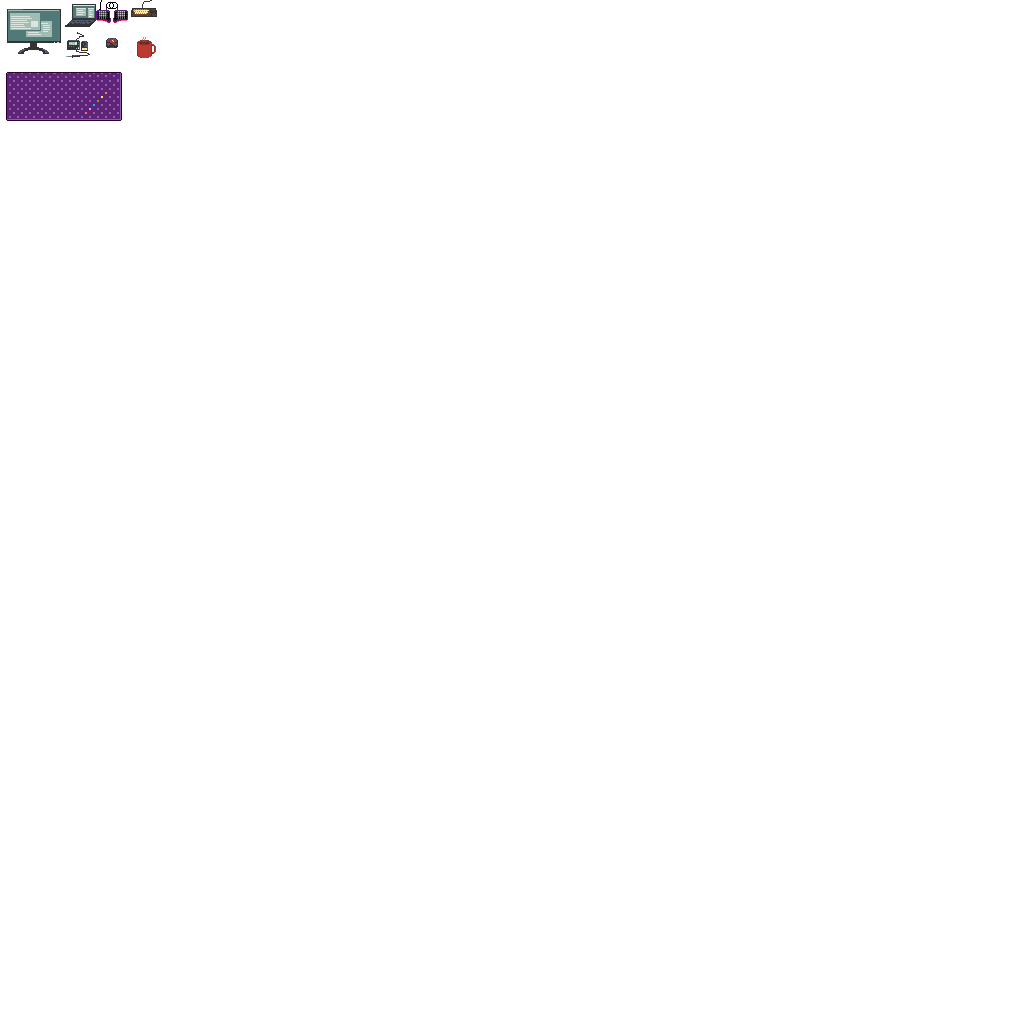
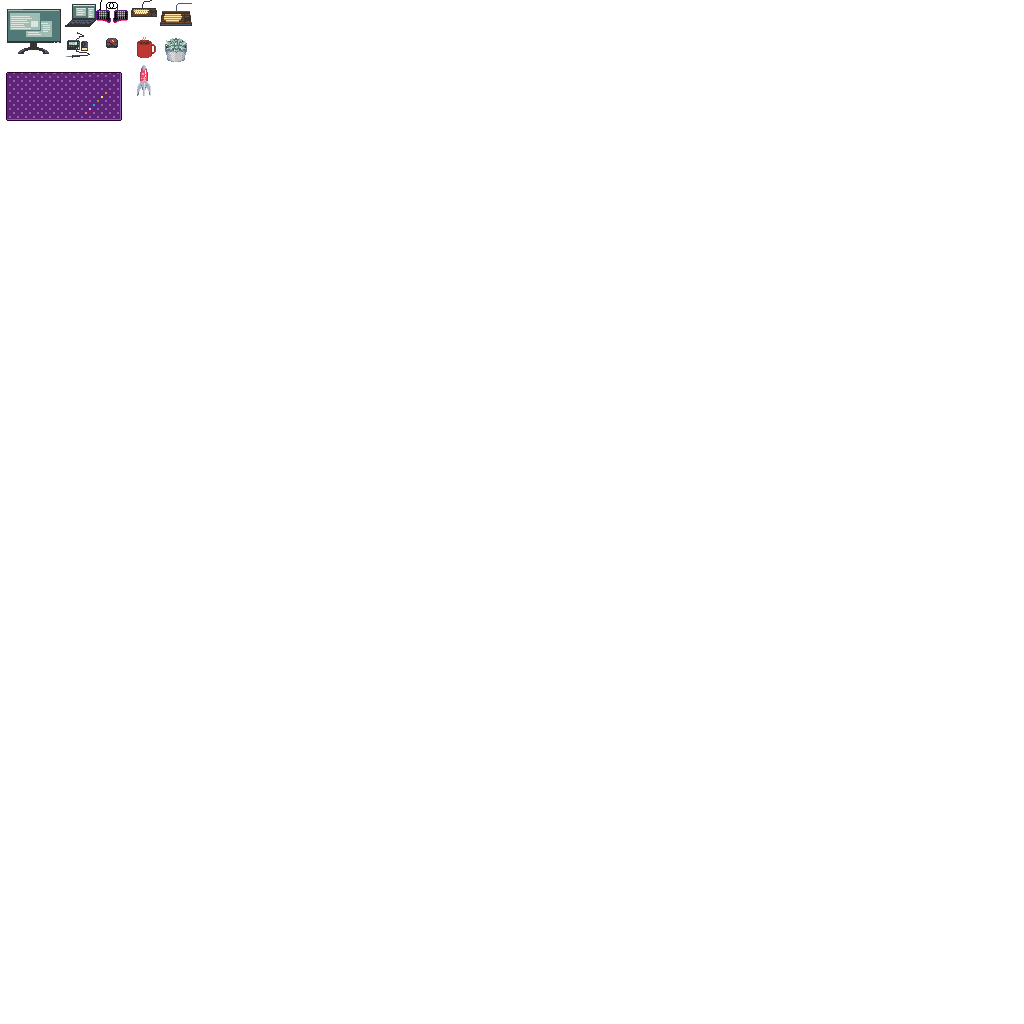
Two versions of the same layered image (1024x1024). Layer-by-layer changes:
painted on "cup" over [137, 3, 192, 96]
added layer "lava lamp" above "filco 2" over [137, 65, 151, 96]
added layer "filco 2" above "trackball" over [137, 3, 192, 96]
painted on "trackball" over [137, 3, 192, 96]
painted on "deskmat" over [137, 3, 192, 96]
painted on "soldering iron" over [137, 3, 192, 96]
painted on "notebook" over [137, 3, 192, 96]
added layer "succulent" above "monitor" over [137, 3, 192, 96]
